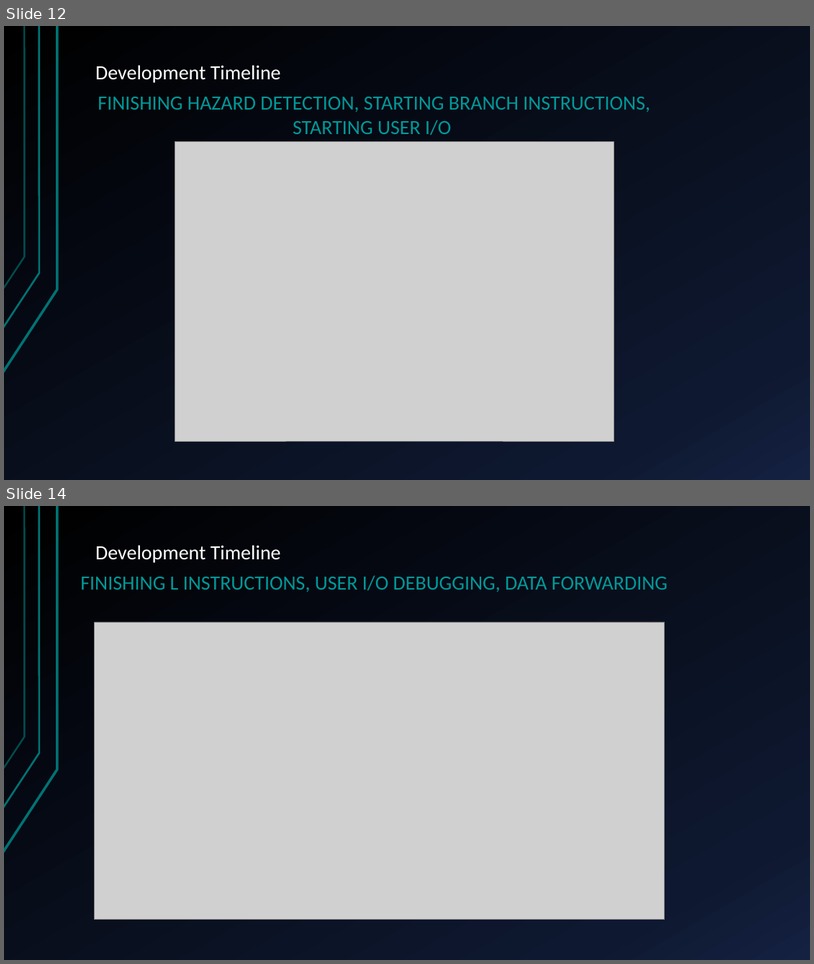
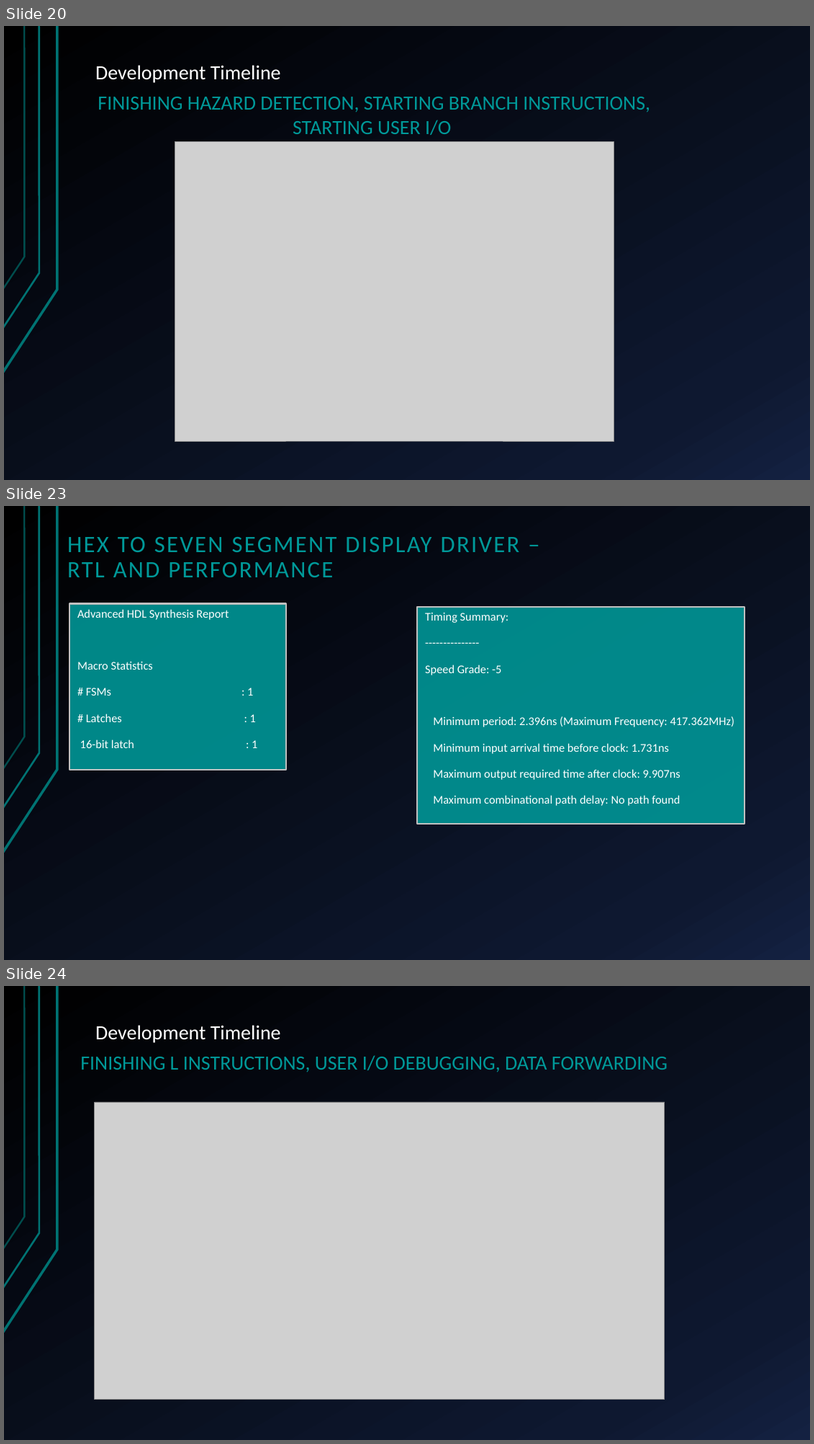
Before and after one commit to HansSanitizer/CENG-450-Project, a slide deck: Documentation/Long-Mann 16-Bit RISC Processor.pptx. Shown one above the other, each under a label of ours: slides 12 and 14 before the commit, slides 20, 23 and 24 after it; the slides between them are not shown. The pictures are 814x964 and 814x1444 pixels, drawn with LibreOffice and Linux fonts; fonts in the diff are those of the drawing; grey boxes stand for pictures. Boxes give left, top, right and bottom in pixels: in the first picture for what was removed or moved away, otherwise in the second. Text is boxed around its words. In the diff, an @@ line names an element or a change of style, - is before the commit and + after.

```diff
--- a/Documentation/Long-Mann 16-Bit RISC Processor.pptx
+++ b/Documentation/Long-Mann 16-Bit RISC Processor.pptx
@@ slide 23 added at bbox=[4, 506, 810, 960], background gradient #000000 to #0F1931 to #142242; not listed: 3 template elements that a slide beside it also shows @@
@@ title added at bbox=[67, 537, 520, 577], 28 pt, text #009999 @@
+HEX TO SEVEN SEGMENT DISPLAY DRIVER –
+RTL AND PERFORMANCE
@@ rectangle added at bbox=[70, 603, 286, 770], fill #009999 at 88% opacity, outline #C0C0C0 2 pt, 14 pt, text #FFFFFF @@
+Advanced HDL Synthesis Report
+Macro Statistics
+# FSMs : 1
+# Latches : 1
+16-bit latch : 1
@@ rectangle added at bbox=[417, 607, 744, 824], fill #009999 at 88% opacity, outline #C0C0C0 2 pt, 14 pt, text #FFFFFF @@
+Timing Summary:
+---------------
+Speed Grade: -5
+Minimum period: 2.396ns (Maximum Frequency: 417.362MHz)
+Minimum input arrival time before clock: 1.731ns
+Maximum output required time after clock: 9.907ns
+Maximum combinational path delay: No path found
@@ what was slide 12 is now slide 20 @@
@@ what was slide 14 is now slide 24 @@
```
Also in this commit, not shown: 4 slides changed, 13 other slides added, 1 slide removed.
